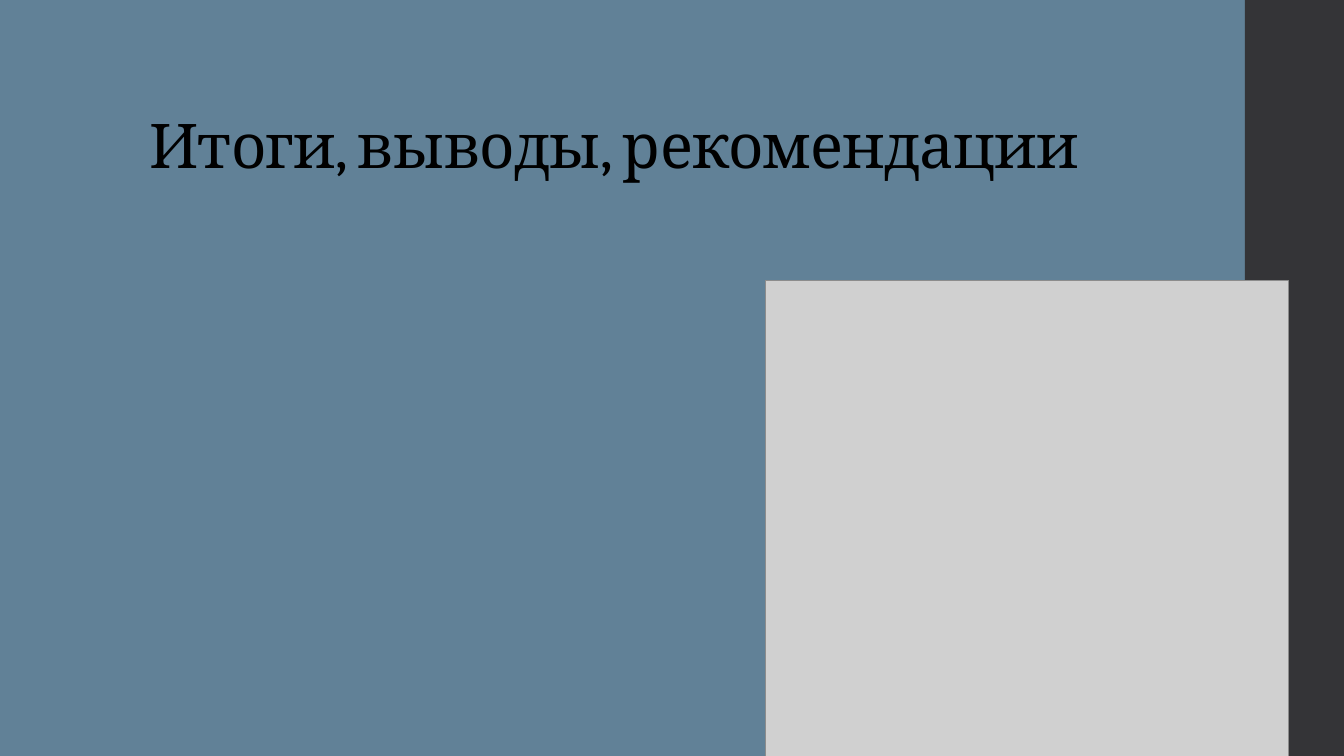
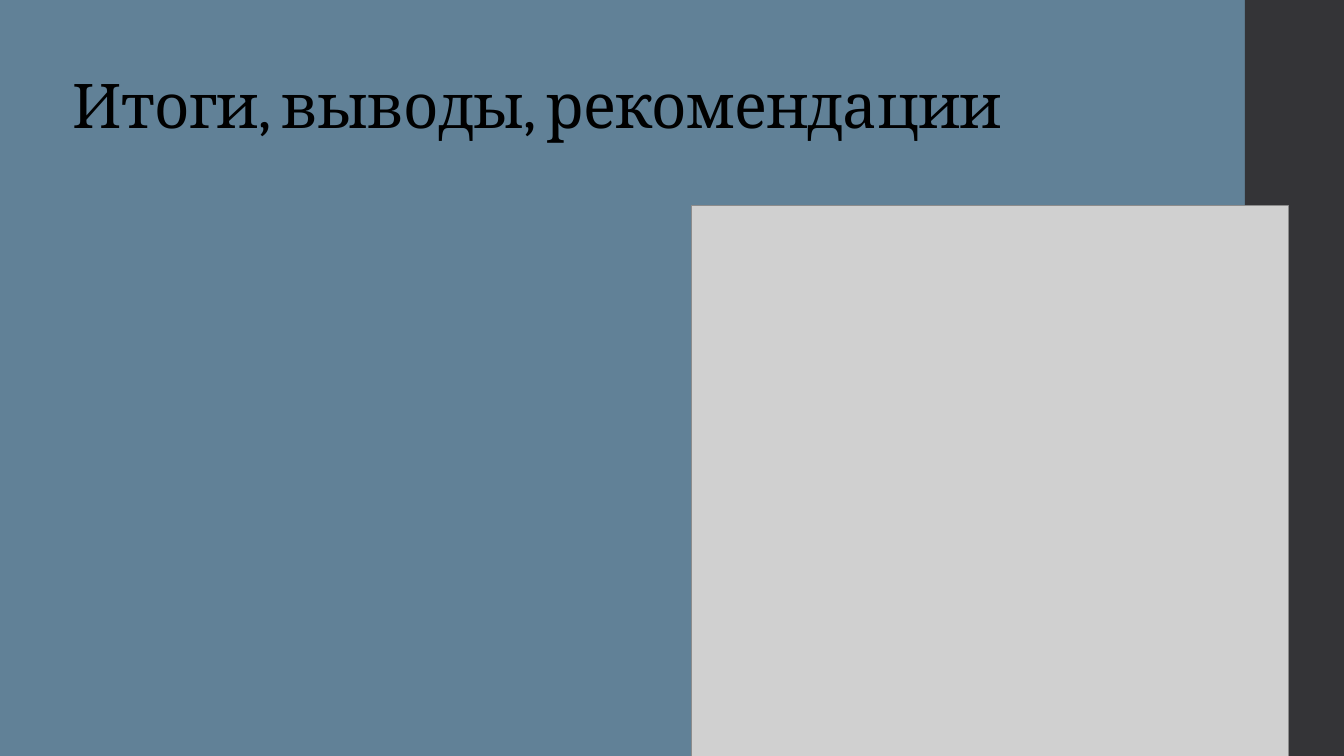
Before and after one commit to Sushcheva/Telegram-, a slide deck: slide 6 of Презентация по проекту.pptx. Drawn at 1344x756 pixels with LibreOffice and Linux fonts; fonts in the diff are those of the drawing; grey boxes stand for pictures. Boxes give left, top, right and bottom in pixels: in the first picture for what was removed or moved away, otherwise in the second. Text is boxed around its words. In the diff, an @@ line names an element or a change of style, - is before the commit and + after.

```diff
--- a/Презентация по проекту.pptx
+++ b/Презентация по проекту.pptx
@@ title "Итоги, выводы, рекомендации": place and size @@
-title "Итоги, выводы, рекомендации" at [149, 124, 1079, 183]
+title "Итоги, выводы, рекомендации" at [72, 84, 1002, 143]
@@ picture: place and size @@
-picture at [766, 280, 1289, 756]
+picture at [692, 206, 1289, 756]
```
Also in this commit, not shown: 4 other slides changed.
